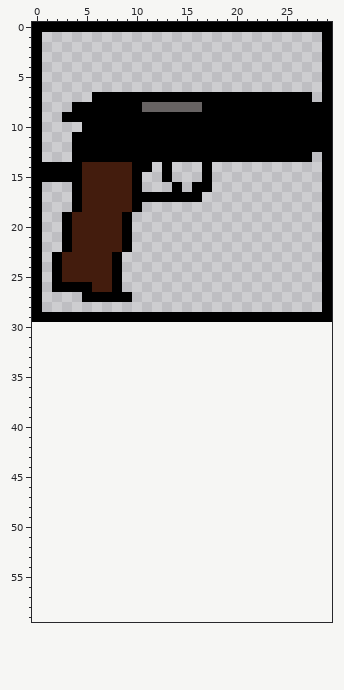
Pixel-art sprite: resources/graphics/sprite/gunIcon.png. Above, as it was before the edit.
The file is 30x30 pixels. The old version is drawn lined up with the new one, on the new canvas.
The same view after the edit:
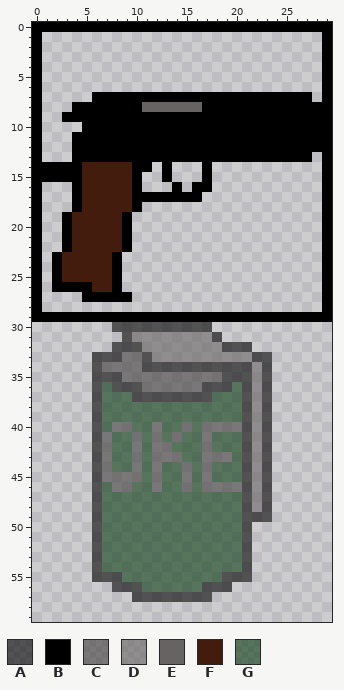
Palette (. is transparent): A #00000099  B #000000  C #423e3e99  D #67636399  E #676363  F #431c0d  G #093a1199
Diff:
canvas 30x30 -> 30x60
Colour A is added in row 30 at x 8 to 17; in row 31 at x 9 and 18; in row 32 at x 8 to 10 and 19 to 21; in row 33 at x 6 to 8, 11 and 22 to 23; in row 34 at x 6, 11 to 21 and 23; in row 35 at x 6 to 8, 19 to 21 and 23.
Colour A is added in row 36 at x 6, 8 to 10, 17 to 19, 21 and 23; in row 37 at x 6, 10 to 17, 21 and 23; in rows 38 to 48 at x 6, 21 and 23; in row 49 at x 6 and 21 to 23; in rows 50 to 54 at x 6 and 21; in row 55 at x 6 to 8 and 19 to 21.
Colour A is added in row 56 at x 8 to 10 and 17 to 19; in row 57 at x 10 to 17.
Colour C is added in row 33 at x 9 to 10; in row 34 at x 7 to 10; in row 35 at x 9 to 18; in row 36 at x 11 to 16; in row 40 at x 8 to 9, 12, 15 and 17 to 20; in row 41 at x 7, 10, 12, 14 and 17.
Colour C is added in row 42 at x 7, 10, 12 to 13 and 17; in row 43 at x 7, 10, 12 to 14 and 17 to 19; in row 44 at x 7, 10, 12, 15 and 17; in row 45 at x 7 to 10, 12, 15 and 17; in row 46 at x 8 to 9, 12, 15 and 17 to 20.
Colour D is added in row 31 at x 10 to 17; in row 32 at x 11 to 18; in row 33 at x 12 to 21; in rows 34 to 48 at x 22.
Colour G is added in row 36 at x 7 and 20; in row 37 at x 7 to 9 and 18 to 20; in rows 38 to 39 at x 7 to 20; in row 40 at x 7, 10 to 11, 13 to 14 and 16; in row 41 at x 8 to 9, 11, 13, 15 to 16 and 18 to 20; in row 42 at x 8 to 9, 11, 14 to 16 and 18 to 20.
Colour G is added in row 43 at x 8 to 9, 11, 15 to 16 and 20; in row 44 at x 8 to 9, 11, 13 to 14, 16 and 18 to 20; in row 45 at x 11, 13 to 14, 16 and 18 to 20; in row 46 at x 7, 10 to 11, 13 to 14 and 16; in rows 47 to 54 at x 7 to 20; in row 55 at x 9 to 18.
Colour G is added in row 56 at x 11 to 16.
